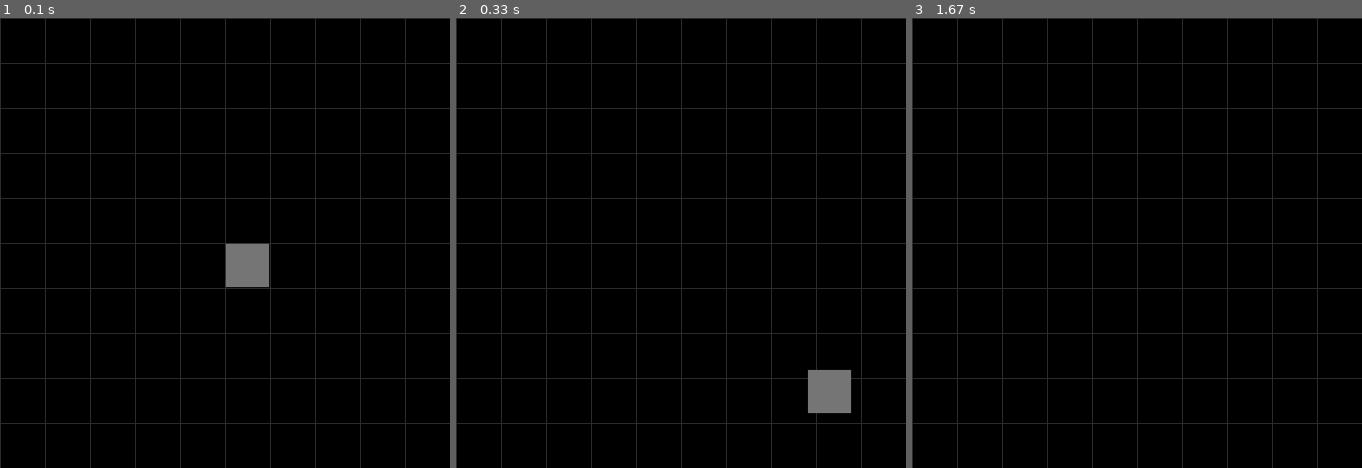
Above: before the commit, frames 1-3 (left to right).
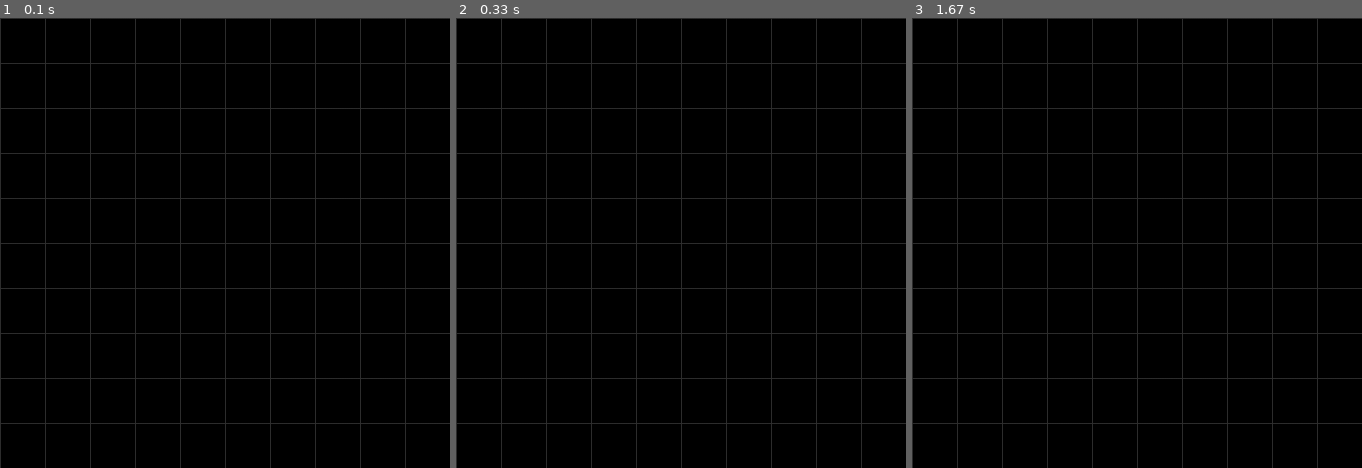
Above: after the commit, the same moments.

Repository: agentzero001/more_python
Game: pygame game, started from pygame/snake/main.py
Same seed, same stepped clock (60 frames per second), same inputs: the game is played once before the commit and once after it.
Inputs:
- Up to frame 1 (0.1 s): no input
- Up to frame 2 (0.33 s): no input
- Up to frame 3 (1.67 s): no input
The pictures show only the part of the screen within x 50-100%, y 50-100%; the shares and areas given below are measured in that part.

The runs differ from the first frame. In frame 1, 0.9% of the frame differs, in the area x 50-60%, y 50-60%; in frame 2, 0.9%; in frame 3, nothing differs.

Commit message:
Update game_objects.py

Diff:
--- a/pygame/snake/game_objects.py
+++ b/pygame/snake/game_objects.py
@@ -21,7 +21,8 @@
         self.move()
 
     def draw(self):
-        pg.draw.rect(self.game.screen, (120,120,120), self.rect)
+        pass
+        #pg.draw.rect(self.game.screen, (120,120,120), self.rect)
 
 
 class Food:
